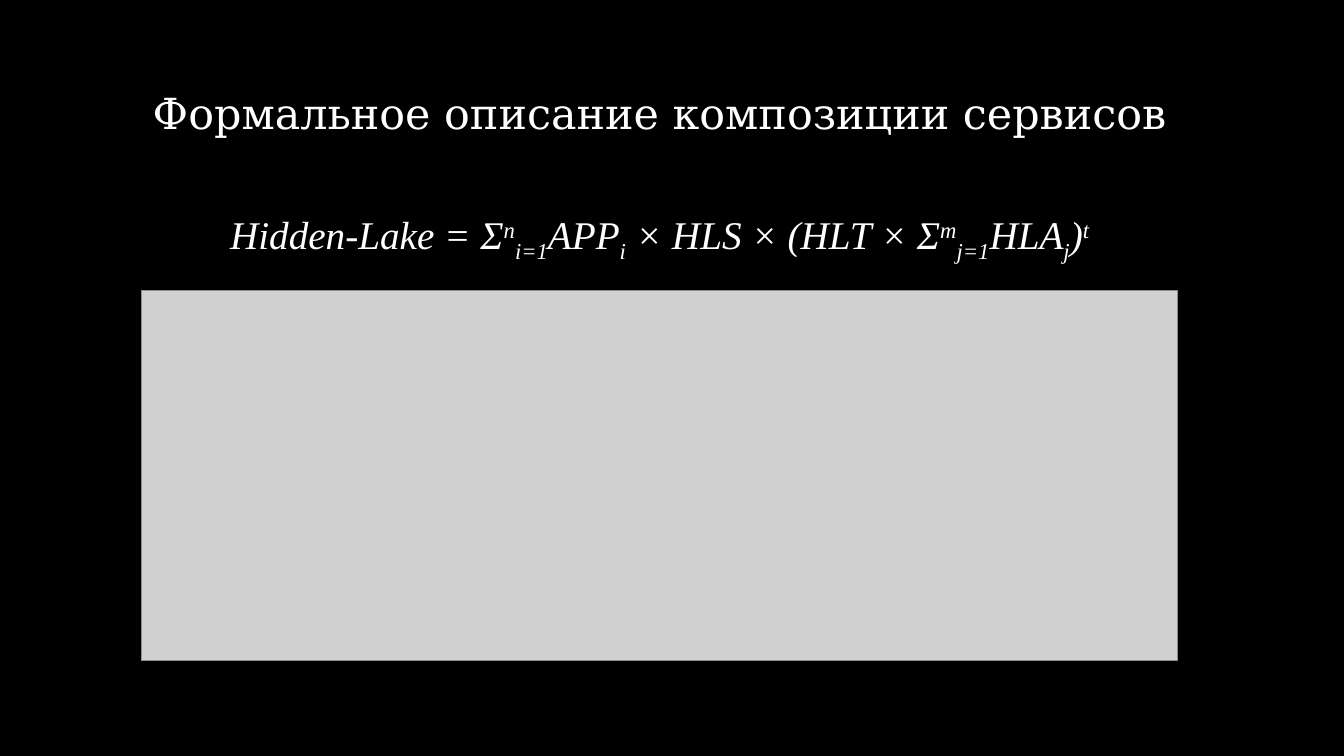
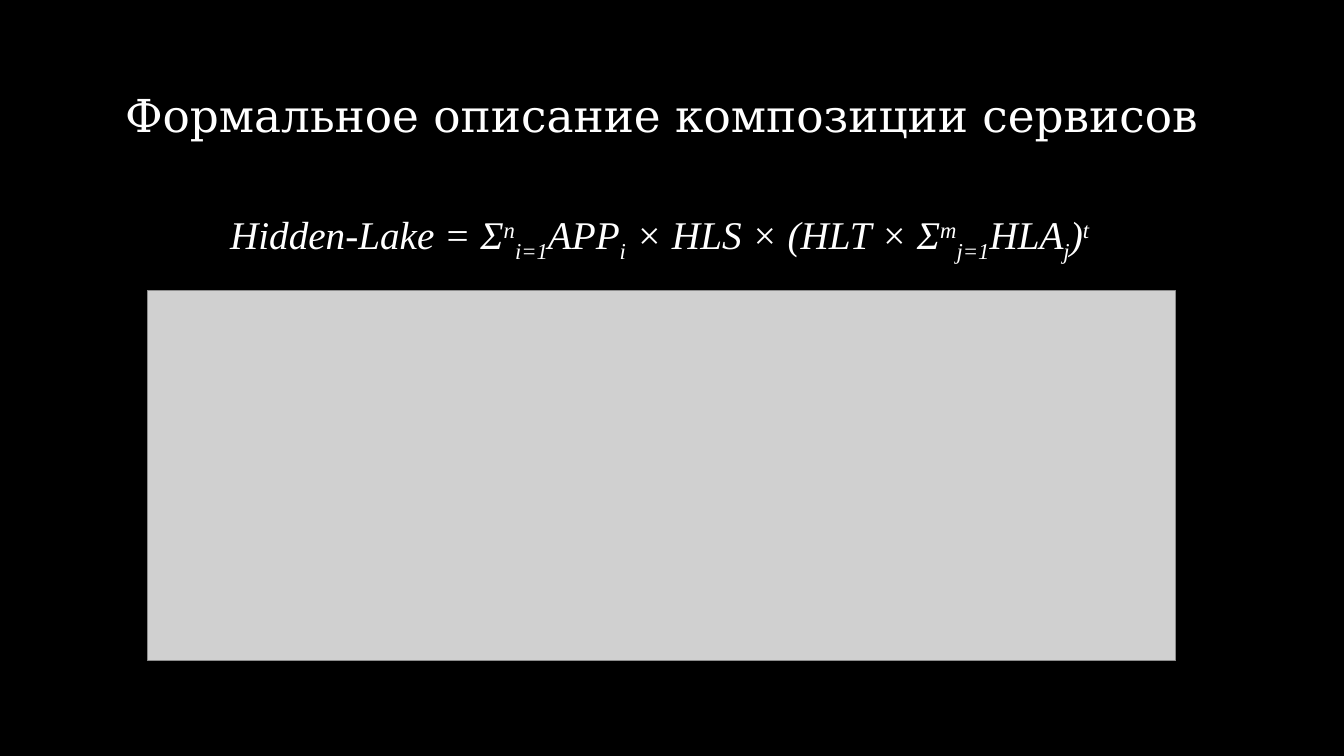
Before and after one commit to number571/go-peer, a slide deck: slide 20 of docs/hidden_lake_anonymous_network_view.pptx. Drawn at 1344x756 pixels with LibreOffice and Linux fonts; fonts in the diff are those of the drawing; grey boxes stand for pictures. Boxes give left, top, right and bottom in pixels: in the first picture for what was removed or moved away, otherwise in the second. Text is boxed around its words. In the diff, an @@ line names an element or a change of style, - is before the commit and + after.

```diff
--- a/docs/hidden_lake_anonymous_network_view.pptx
+++ b/docs/hidden_lake_anonymous_network_view.pptx
@@ subtitle "Формальное описание композиции сервисов": place and size @@
-subtitle "Формальное описание композиции сервисов" at (153,97,1166,138)
+subtitle "Формальное описание композиции сервисов" at (125,99,1197,142)
@@ subtitle "Формальное описание композиции сервисов" at (125,99,1197,142): size 30.6 to 32.4 pt; line spacing 0.87 to 0.88 @@
@@ picture: place and size @@
-picture at (141,291,1178,661)
+picture at (147,291,1176,661)
```
Also in this commit, not shown: 5 other slides changed, 1 slide added, 3 other files.
